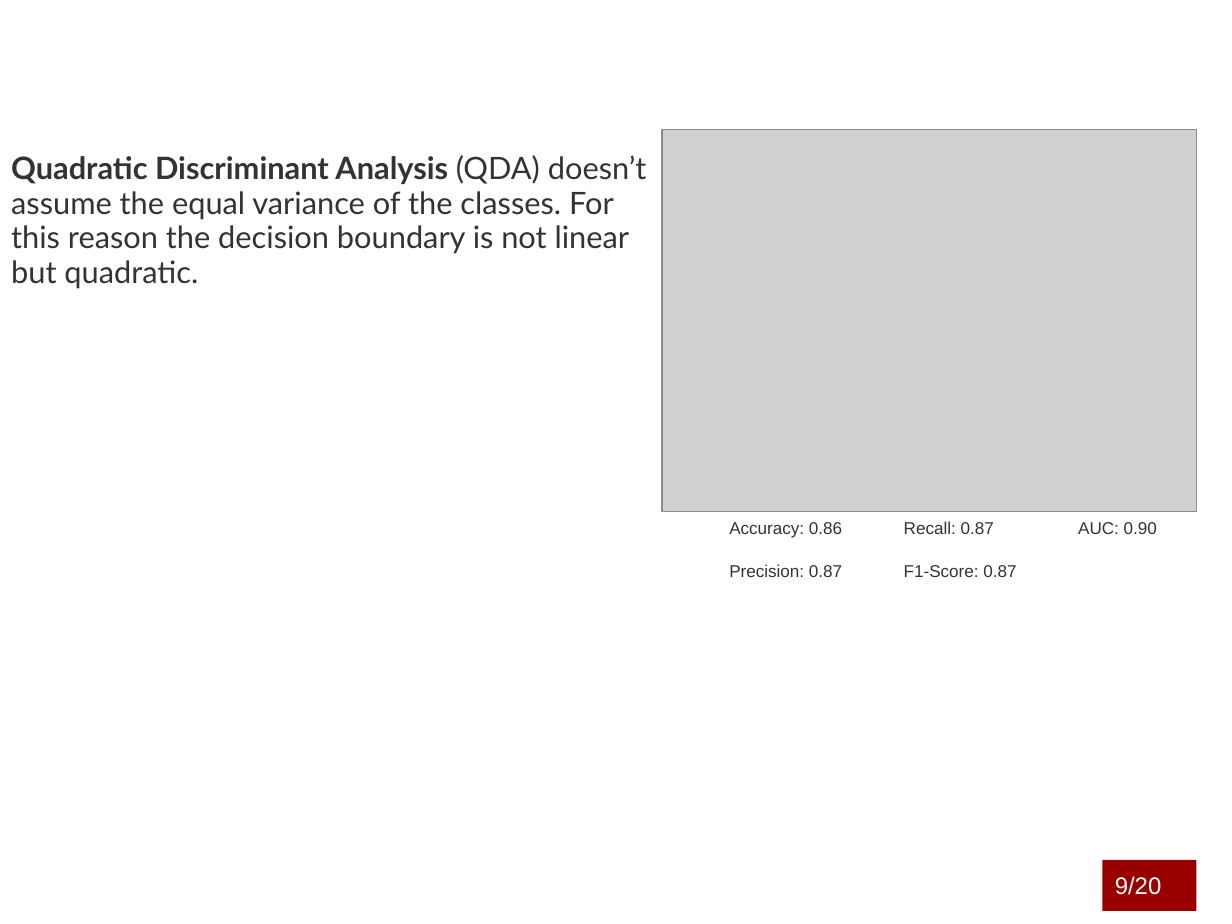
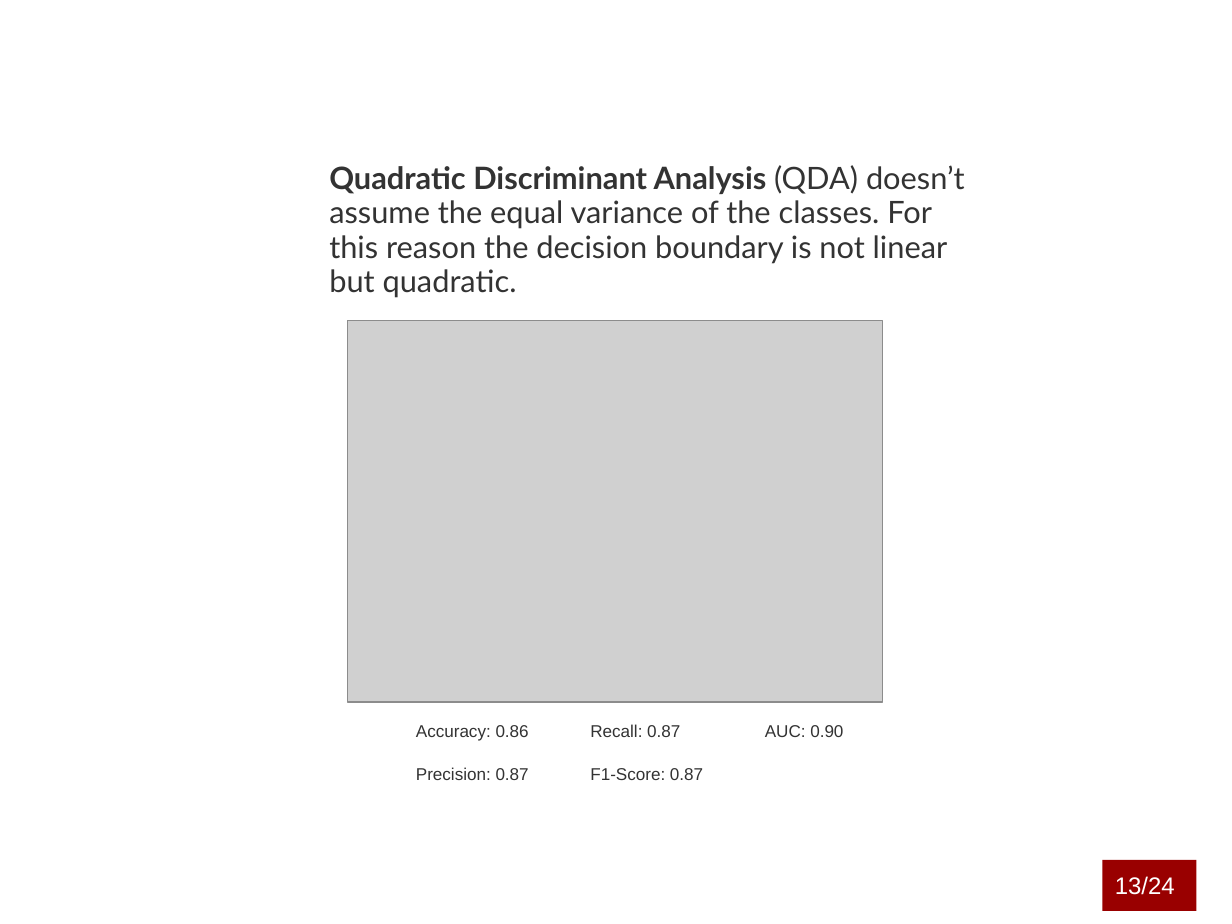
Before and after one commit to marcouderzo/CoronaryHeartDisease-Prediction, a slide deck: slide 14 of slides.pptx (slide 10 before the commit). Drawn at 1232x924 pixels with LibreOffice and Linux fonts; fonts in the diff are those of the drawing; grey boxes stand for pictures; background and template pictures are left out. Boxes give left, top, right and bottom in pixels: in the first picture for what was removed or moved away, otherwise in the second. Text is boxed around its words. In the diff, an @@ line names an element or a change of style, - is before the commit and + after.

```diff
--- a/slides.pptx
+++ b/slides.pptx
@@ text "Quadratic Discriminant Analysis (QDA) doesn’t ...": place and size @@
-text "Quadratic Discriminant Analysis (QDA) doesn’t ..." at [11,155,647,289]
+text "Quadratic Discriminant Analysis (QDA) doesn’t ..." at [329,165,965,298]
@@ picture: place and size @@
-picture at [662,129,1196,511]
+picture at [347,320,882,702]
@@ text "Accuracy: 0.86": place and size @@
-text "Accuracy: 0.86" at [729,522,1157,577]
+text "Accuracy: 0.86" at [416,725,843,780]
@@ page number at [1112,890,1151,895]: text changed @@
-10/10
+14/10
@@ text in rectangle at [1115,876,1175,895]: text changed @@
-9/20
+13/24
```
Also in this commit, not shown: 18 other slides changed, 5 slides added, 1 slide removed, 1 other file.
